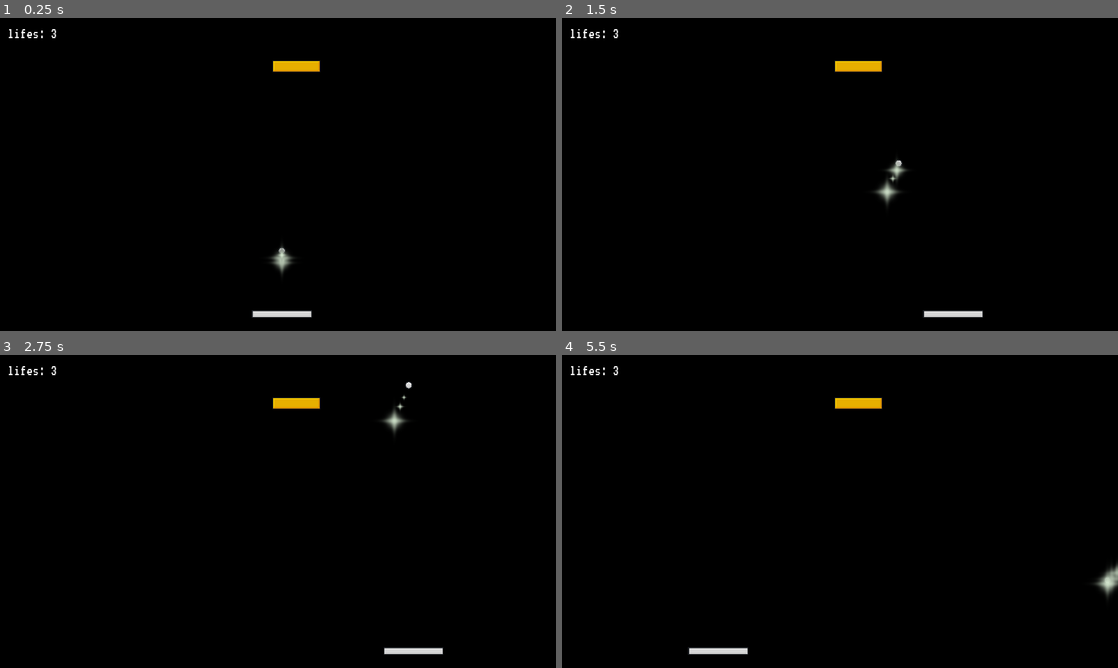
Above: before the commit, frames 1-4 (two rows, left to right).
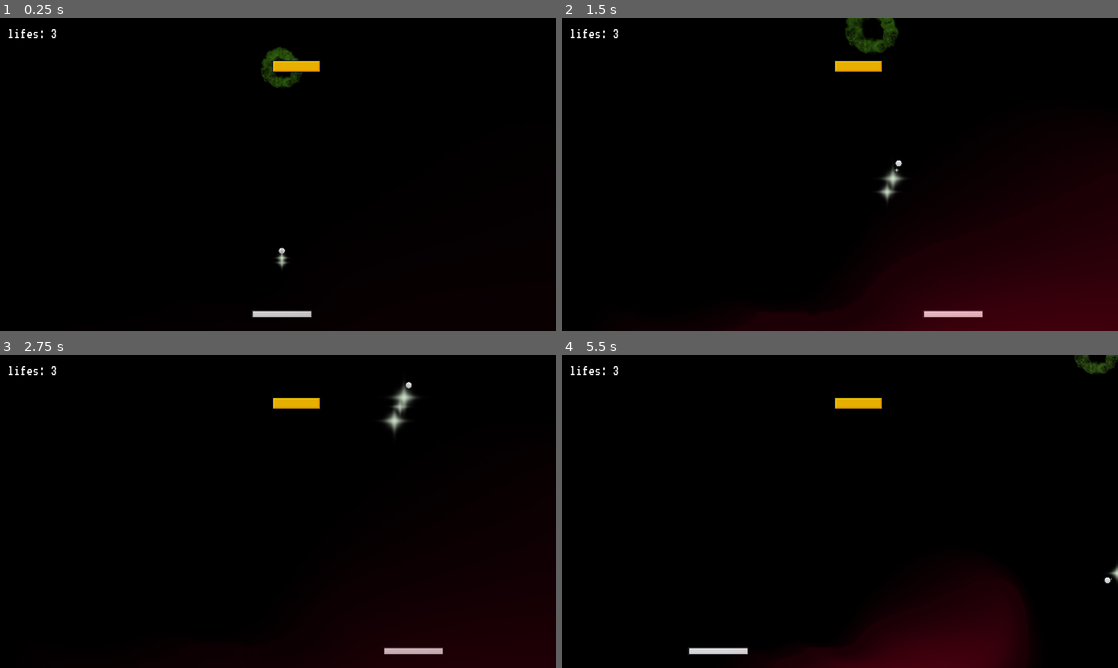
Above: after the commit, the same moments.

Repository: Masiyahbot/BrickBreaker
Game: Godot game, scene res://Scenes/main.tscn
Two runs of this game, one before a commit and one after it. Both use one fixed random seed, a clock stepped at 60 frames per second and the inputs below.
Inputs:
- Up to frame 1 (0.25 s): no input
- Up to frame 2 (1.5 s): hold D (right) 0.53-1.28 s; hold A (left) from 1.28 s (still down)
- Up to frame 3 (2.75 s): release A (left) at 2.03 s; hold D (right) from 2.03 s (still down)
- Up to frame 4 (5.5 s): release D (right) at 3.53 s; hold A (left) from 3.53 s (still down)

The runs differ from the first frame. In frame 1, 0.7% of the frame differs, in the area x 47-55%, y 9-82%; in frame 2, 18%, in the area x 29-100%, y 0-100%; in frame 3, 4.1%; in frame 4, 7.9%.

Commit message:
Particle Trail

Diff:
--- a/Scenes/brick.gd
+++ b/Scenes/brick.gd
@@ -45,5 +45,7 @@
 	queue_free()
 	brick_destroyed.emit()
 
+
+
 func get_width():
 	return get_size().x
--- a/Scenes/main.tscn
+++ b/Scenes/main.tscn
@@ -9,6 +9,7 @@
 [ext_resource type="Script" path="res://brick_spawner.gd" id="6_g2x31"]
 [ext_resource type="PackedScene" uid="uid://b7uqa07poutux" path="res://death_smoke.tscn" id="7_cxocg"]
 [ext_resource type="PackedScene" uid="uid://c4cawtvjv0bgv" path="res://Scenes/brick.tscn" id="7_m4xgj"]
+[ext_resource type="PackedScene" uid="uid://bb7d0ilbnl2i3" path="res://brick_explosion.tscn" id="10_0f1c2"]
 
 [node name="main" type="Node"]
 
@@ -28,6 +29,10 @@
 collision_mask = 14
 death_zone = NodePath("../DeathZone")
 ui = NodePath("../UI")
+
+[node name="BrickExplosion" parent="Ball" instance=ExtResource("10_0f1c2")]
+position = Vector2(-4, -1520)
+scale = Vector2(4, 4)
 
 [node name="Sparkle" parent="Ball" instance=ExtResource("4_uti23")]
 position = Vector2(-8.3266e-12, 28)
@@ -53,6 +58,7 @@
 position = Vector2(-4, 357)
 
 [node name="DeathSmoke" parent="DeathZone" instance=ExtResource("7_cxocg")]
+position = Vector2(24.0001, -98.9999)
 
 [node name="BrickSpawner" type="Node" parent="." node_paths=PackedStringArray("spawn_start")]
 script = ExtResource("6_g2x31")
--- a/ball.gd
+++ b/ball.gd
@@ -14,11 +14,15 @@
 @onready var sparkle = $Sparkle
 var sparkle_rotation = 1
 
+@onready var brick_explosion = $BrickExplosion
+
 var speed_up_factor = 1.05
 var start_position: Vector2
 var last_collider_id
 
 @onready var collision_shape_2d = $CollisionShape2D
+
+
 
 func _ready():
 	ui.set_lifes(lifes)
@@ -36,6 +40,7 @@
 
 	if (collider is Brick or collider is Paddle):
 		ball_collision(collider)
+		brick_explosion.emitting = true
 	else:
 		velocity = velocity.bounce(collision.get_normal())
 
--- /dev/null
+++ b/brick_explosion.tscn
@@ -0,0 +1,36 @@
+[gd_scene load_steps=6 format=3 uid="uid://bb7d0ilbnl2i3"]
+
+[ext_resource type="Texture2D" uid="uid://b661uklu7bx36" path="res://Assets/smoke_10.png" id="1_1tjys"]
+
+[sub_resource type="CanvasItemMaterial" id="CanvasItemMaterial_ml8aw"]
+particles_animation = true
+particles_anim_h_frames = 1
+particles_anim_v_frames = 1
+particles_anim_loop = true
+
+[sub_resource type="Gradient" id="Gradient_km32c"]
+offsets = PackedFloat32Array(0.5, 1)
+colors = PackedColorArray(0.496695, 0.874341, 0.237889, 1, 1, 1, 1, 1)
+
+[sub_resource type="GradientTexture1D" id="GradientTexture1D_xilgq"]
+gradient = SubResource("Gradient_km32c")
+
+[sub_resource type="ParticleProcessMaterial" id="ParticleProcessMaterial_55kci"]
+particle_flag_disable_z = true
+gravity = Vector3(0, 98, 0)
+orbit_velocity_min = 0.0
+orbit_velocity_max = 0.0
+scale_min = 0.2
+scale_max = 0.3
+color = Color(0.701961, 0.788235, 0.462745, 1)
+color_ramp = SubResource("GradientTexture1D_xilgq")
+sub_emitter_mode = 3
+sub_emitter_amount_at_collision = 1
+
+[node name="BrickExplosion" type="GPUParticles2D"]
+material = SubResource("CanvasItemMaterial_ml8aw")
+use_parent_material = true
+position = Vector2(547, 331)
+amount = 1
+process_material = SubResource("ParticleProcessMaterial_55kci")
+texture = ExtResource("1_1tjys")
--- a/death_smoke.tscn
+++ b/death_smoke.tscn
@@ -1,21 +1,34 @@
-[gd_scene load_steps=4 format=3 uid="uid://b7uqa07poutux"]
+[gd_scene load_steps=6 format=3 uid="uid://b7uqa07poutux"]
 
-[ext_resource type="Texture2D" uid="uid://3jlkw4ug5xl1" path="res://Assets/smoke_01.png" id="1_lbnrr"]
+[ext_resource type="Texture2D" uid="uid://ccu1eqn2abtq1" path="res://Assets/flame_02.png" id="1_gn1va"]
 
-[sub_resource type="CanvasItemMaterial" id="CanvasItemMaterial_x4wya"]
+[sub_resource type="CanvasItemMaterial" id="CanvasItemMaterial_i0jrs"]
+blend_mode = 4
+particles_animation = true
+particles_anim_h_frames = 1
+particles_anim_v_frames = 2
+particles_anim_loop = true
 
-[sub_resource type="ParticleProcessMaterial" id="ParticleProcessMaterial_jpt1o"]
+[sub_resource type="Gradient" id="Gradient_krqux"]
+
+[sub_resource type="GradientTexture1D" id="GradientTexture1D_u6tio"]
+gradient = SubResource("Gradient_krqux")
+
+[sub_resource type="ParticleProcessMaterial" id="ParticleProcessMaterial_4sws3"]
 particle_flag_disable_z = true
-gravity = Vector3(0, 98, 0)
+gravity = Vector3(2.08165e-12, 50, 2.08165e-12)
 orbit_velocity_min = 0.0
 orbit_velocity_max = 0.0
-scale_max = 4.0
+scale_min = 0.0
+scale_max = 7.35
+color = Color(0.913725, 0, 0.188235, 1)
+color_ramp = SubResource("GradientTexture1D_u6tio")
 
 [node name="DeathSmoke" type="GPUParticles2D"]
-material = SubResource("CanvasItemMaterial_x4wya")
-position = Vector2(566, 724)
+material = SubResource("CanvasItemMaterial_i0jrs")
+position = Vector2(580, 638)
+scale = Vector2(5.5, 5.5)
 amount = 1
-process_material = SubResource("ParticleProcessMaterial_jpt1o")
-texture = ExtResource("1_lbnrr")
-speed_scale = 2.0
-trail_lifetime = 0.02
+process_material = SubResource("ParticleProcessMaterial_4sws3")
+texture = ExtResource("1_gn1va")
+speed_scale = 0.5
Binary file added: Assets/smoke_10.png
Not shown, added: Assets/smoke_10.png.import
Not shown: 1 places in Scenes/main.tscn that only renumber resources
